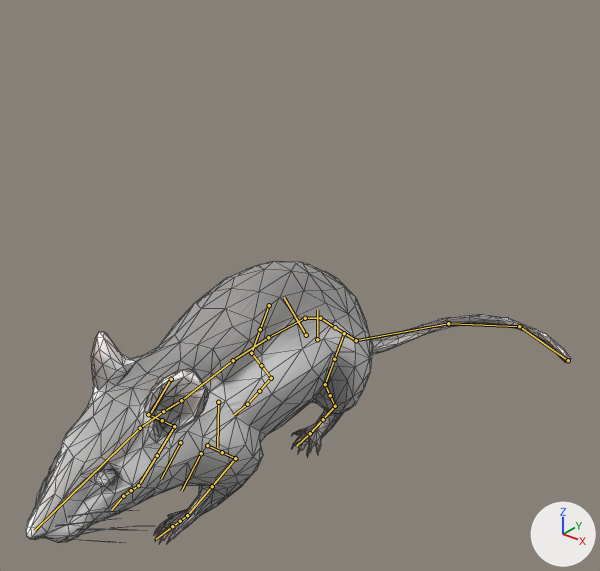
Before and after pictures for a commit that changed the Blender file vertex_animation_texture/Data/BlendFiles/mouse.blend.
Both versions are drawn from a 50 mm lens placed at (1.195, -1.336, 1.304), pointed at (0.046, 0.101, 0.413). Every picture has the same lights, and +X, +Y and +Z are marked at lower right. The bones that bend it are drawn over the model as lines. Mesh edges are drawn as thin lines.

The first picture shows 'Mouse'.
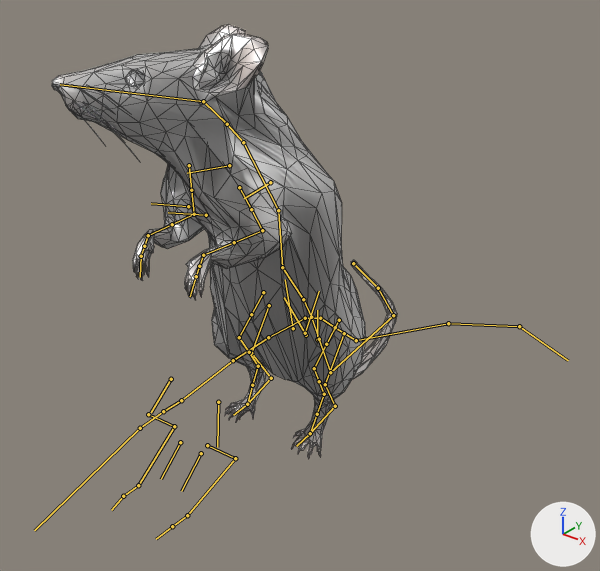
The newer file adds an action. The first version stands in its rest pose; the second is drawn at frame -4 of the action 'Look'.

Pixel boxes (x1, y1, x2, y2) of what changed, in the pictures (600 x 571 px):
'Mouse', posed (37% narrower, 54% taller): before (26, 261, 571, 544); after (52, 24, 397, 459)

The change in detail:
Bone 'torso' (bone_torso) moves from (0.0, 0.0, 0.0) to (0.0, -0.264, -0.028).
Bone 'torso' (bone_torso) turns from (0, 0, 0) to (-79, 0, 0) degrees about its own x, y and z.
Bone 'hips' (bone_hips) turns from (0, 0, 0) to (52, 0, 0) degrees about its own x, y and z.
Bone 'chest' (bone_chest) turns from (0, 0, 0) to (22, 24, -4) degrees about its own x, y and z.
Bone 'spine_fk.007' (bone_spine_fk_007) moves from (0.0, 0.0, 0.0) to (0.0, -0.018, -0.026).
Bone 'spine.003' (bone_spine_003) turns from (0, 0, 0) to (49, 2, -1) degrees about its own x, y and z.
Bone 'spine.002' (bone_spine_002) turns from (0, 0, 0) to (-7, -12, 19) degrees about its own x, y and z.
Bone 'spine.001' (bone_spine_001) turns from (0, 0, 0) to (-5, 9, 81) degrees about its own x, y and z.
Bone 'spine' (bone_spine) turns from (0, 0, 0) to (16, -18, 59) degrees about its own x, y and z.
Bone 'spine_fk.008' (bone_spine_fk_008) moves from (0.0, 0.0, 0.0) to (0.0, 0.008, -0.125).
Bone 'neck' (bone_neck) turns from (0, 0, 0) to (12, -31, 14) degrees about its own x, y and z.
Bone 'head' (bone_head) turns from (0, 0, 0) to (42, -34, 29) degrees about its own x, y and z.
Bone 'front_foot_ik.L' (bone_front_foot_ik_l) moves from (0.0, 0.0, 0.0) to (0.0, 0.146, 0.537).
Bone 'front_foot_ik.L' (bone_front_foot_ik_l) turns from (0, 0, 0) to (59, 0, 0) degrees about its own x, y and z.
Bone 'front_foot_ik.R' (bone_front_foot_ik_r) moves from (0.0, 0.0, 0.0) to (0.0, 0.146, 0.537).
Bone 'front_foot_ik.R' (bone_front_foot_ik_r) turns from (0, 0, 0) to (59, 0, 0) degrees about its own x, y and z.
Bone 'foot_heel_ik.L' (bone_foot_heel_ik_l) turns from (0, 0, 0) to (44, 0, 3) degrees about its own x, y and z.
Bone 'foot_heel_ik.R' (bone_foot_heel_ik_r) turns from (0, 0, 0) to (45, 0, -3) degrees about its own x, y and z.
